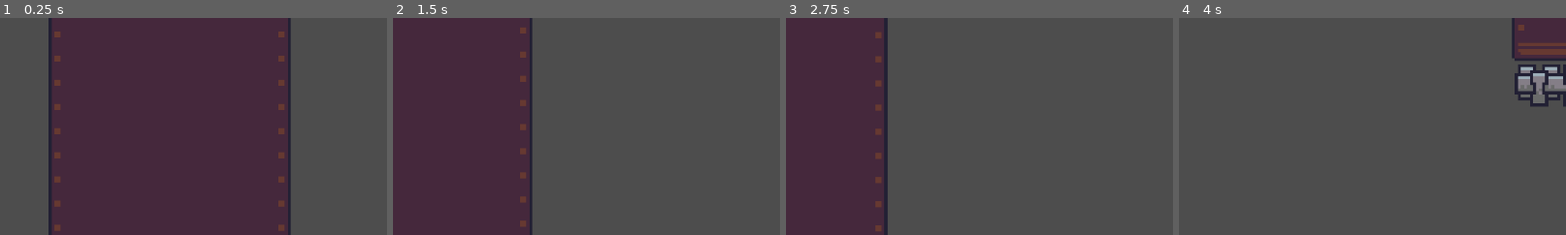
Above: before the commit, frames 1-4 (left to right).
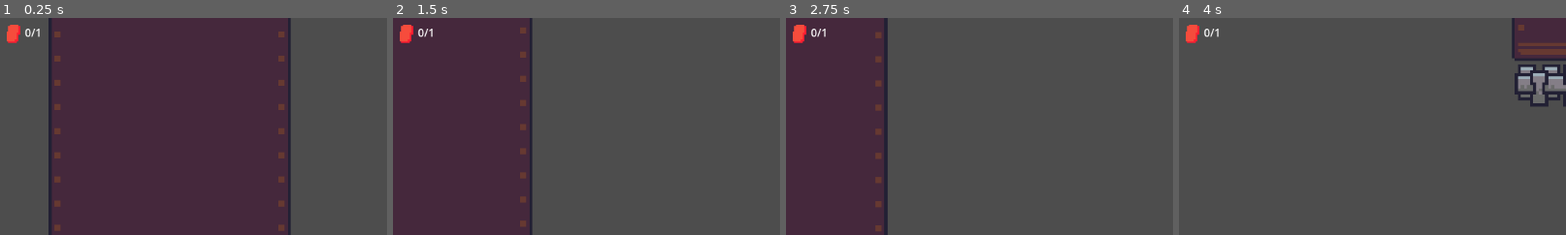
Above: after the commit, the same moments.

Repository: IWantMyLemons/Feed-the-Cat
Game: Godot game, scene res://Assets/Scenes/Area/area_3.tscn
Two runs of this game, one before a commit and one after it. Both use one fixed random seed, a clock stepped at 60 frames per second and the inputs below. This scene is started directly instead of the project's main scene.
Inputs:
- Up to frame 1 (0.25 s): no input
- Up to frame 2 (1.5 s): hold D (Move Right) from 0.53 s (still down); tap Space (Jump) at 0.77 s
- Up to frame 3 (2.75 s): tap Space (Jump) at 1.52 s; release D (Move Right) at 2.03 s; hold A (Move Left) from 2.03 s (still down)
- Up to frame 4 (4 s): release A (Move Left) at 2.78 s; hold D (Move Right) from 2.78 s (still down); tap Space (Jump) at 3.02, 3.77 s
The pictures show only the part of the screen within x 0-50%, y 0-50%; the shares and areas given below are measured in that part.

The runs differ from the first frame. In frame 1, 0.3% of the frame differs, in the area x 1-11%, y 3-12%; in frame 2, 0.4%; in frame 3, 0.4%; in frame 4, 0.3%.

Commit message:
implement hud in all level

Diff:
--- a/Assets/Scenes/Area/area_3.tscn
+++ b/Assets/Scenes/Area/area_3.tscn
@@ -1,8 +1,9 @@
-[gd_scene load_steps=9 format=4 uid="uid://sy8f1du4aqdc"]
+[gd_scene load_steps=10 format=4 uid="uid://sy8f1du4aqdc"]
 
 [ext_resource type="Script" uid="uid://hhav34qsro5e" path="res://Assets/Scripts/game_manager.gd" id="1_bpbm0"]
 [ext_resource type="PackedScene" uid="uid://c4ogvt57h2cib" path="res://Assets/Scenes/player.tscn" id="1_tom73"]
 [ext_resource type="TileSet" uid="uid://b7t2qkd835dkv" path="res://LevelTileSet.tres" id="2_ae4im"]
+[ext_resource type="PackedScene" uid="uid://dcisutwldjqo5" path="res://Assets/Scenes/HUD.tscn" id="2_pdr20"]
 [ext_resource type="PackedScene" uid="uid://dsr74m3sdweqs" path="res://Assets/Scenes/spam.tscn" id="3_7fvdw"]
 [ext_resource type="PackedScene" uid="uid://ccrvwjnfwrx8a" path="res://Assets/Scenes/Area/area_exit.tscn" id="4_mokdh"]
 [ext_resource type="PackedScene" uid="uid://i1fhdyjsl7d" path="res://moving_platform.tscn" id="5_mokdh"]
@@ -23,6 +24,11 @@
 
 [node name="Area3" type="Node2D"]
 script = ExtResource("1_bpbm0")
+
+[node name="Hud_place" type="CanvasLayer" parent="."]
+
+[node name="Hud" parent="Hud_place" instance=ExtResource("2_pdr20")]
+metadata/_edit_use_anchors_ = true
 
 [node name="Player" parent="." instance=ExtResource("1_tom73")]
 position = Vector2(0, -4)
--- a/Assets/Scenes/Area/area_4.tscn
+++ b/Assets/Scenes/Area/area_4.tscn
@@ -1,13 +1,19 @@
-[gd_scene load_steps=6 format=4 uid="uid://bnr2xp4lhkwp3"]
+[gd_scene load_steps=7 format=4 uid="uid://bnr2xp4lhkwp3"]
 
 [ext_resource type="Script" uid="uid://hhav34qsro5e" path="res://Assets/Scripts/game_manager.gd" id="1_ns0nx"]
 [ext_resource type="TileSet" uid="uid://b7t2qkd835dkv" path="res://LevelTileSet.tres" id="1_trtnd"]
+[ext_resource type="PackedScene" uid="uid://dcisutwldjqo5" path="res://Assets/Scenes/HUD.tscn" id="2_p0r75"]
 [ext_resource type="PackedScene" uid="uid://c4ogvt57h2cib" path="res://Assets/Scenes/player.tscn" id="2_xakgo"]
 [ext_resource type="PackedScene" uid="uid://dsr74m3sdweqs" path="res://Assets/Scenes/spam.tscn" id="3_4lyks"]
 [ext_resource type="PackedScene" uid="uid://ccrvwjnfwrx8a" path="res://Assets/Scenes/Area/area_exit.tscn" id="4_wm65a"]
 
 [node name="Area_4" type="Node2D"]
 script = ExtResource("1_ns0nx")
+
+[node name="Hud_place" type="CanvasLayer" parent="."]
+
+[node name="Hud" parent="Hud_place" instance=ExtResource("2_p0r75")]
+metadata/_edit_use_anchors_ = true
 
 [node name="LevelTerrain" type="TileMapLayer" parent="."]
 tile_map_data = PackedByteArray("AAD+/wAAAAACAAEAAAD//wAAAAACAAEAAAAAAAAAAAACAAEAAAABAAAAAAACAAEAAAACAAAAAAADAAEAAAACAA …(4992 unchanged characters)…
--- a/Assets/Scenes/Area/area_5.tscn
+++ b/Assets/Scenes/Area/area_5.tscn
@@ -1,6 +1,7 @@
-[gd_scene load_steps=8 format=4 uid="uid://c02ug1kn5etdm"]
+[gd_scene load_steps=9 format=4 uid="uid://c02ug1kn5etdm"]
 
 [ext_resource type="TileSet" uid="uid://b7t2qkd835dkv" path="res://LevelTileSet.tres" id="1_hqpvi"]
+[ext_resource type="PackedScene" uid="uid://dcisutwldjqo5" path="res://Assets/Scenes/HUD.tscn" id="2_pklmc"]
 [ext_resource type="PackedScene" uid="uid://c4ogvt57h2cib" path="res://Assets/Scenes/player.tscn" id="2_t6f8i"]
 [ext_resource type="Script" uid="uid://hhav34qsro5e" path="res://Assets/Scripts/game_manager.gd" id="2_vnjnx"]
 [ext_resource type="PackedScene" uid="uid://dsr74m3sdweqs" path="res://Assets/Scenes/spam.tscn" id="3_t6f8i"]
@@ -16,6 +17,11 @@
 
 [node name="Area5" type="Node2D"]
 script = ExtResource("2_vnjnx")
+
+[node name="Hud_place" type="CanvasLayer" parent="."]
+
+[node name="Hud" parent="Hud_place" instance=ExtResource("2_pklmc")]
+metadata/_edit_use_anchors_ = true
 
 [node name="Player" parent="." instance=ExtResource("2_t6f8i")]
 position = Vector2(0, -4)
--- a/Assets/Scenes/HUD.tscn
+++ b/Assets/Scenes/HUD.tscn
@@ -25,4 +25,4 @@
 offset_top = 10.0
 offset_right = 77.0
 offset_bottom = 33.0
-text = "SPAM"
+text = "0/1"
